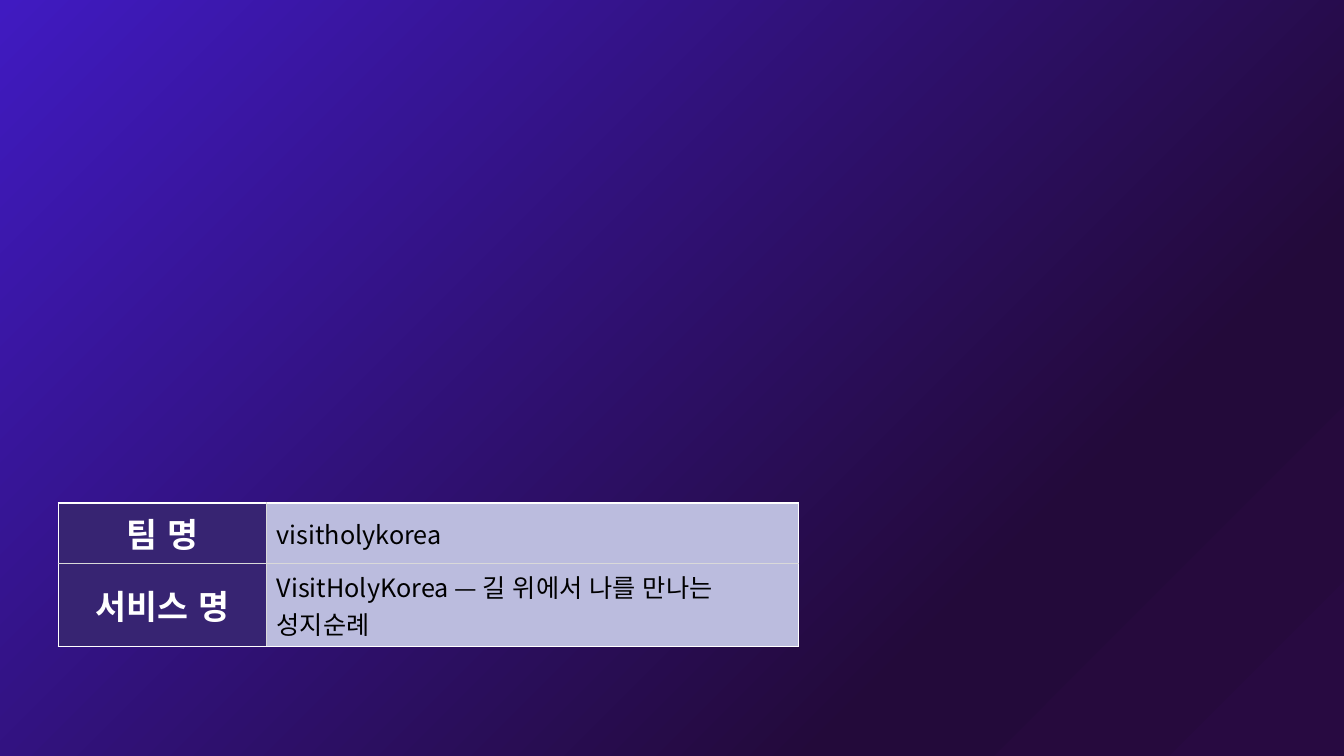
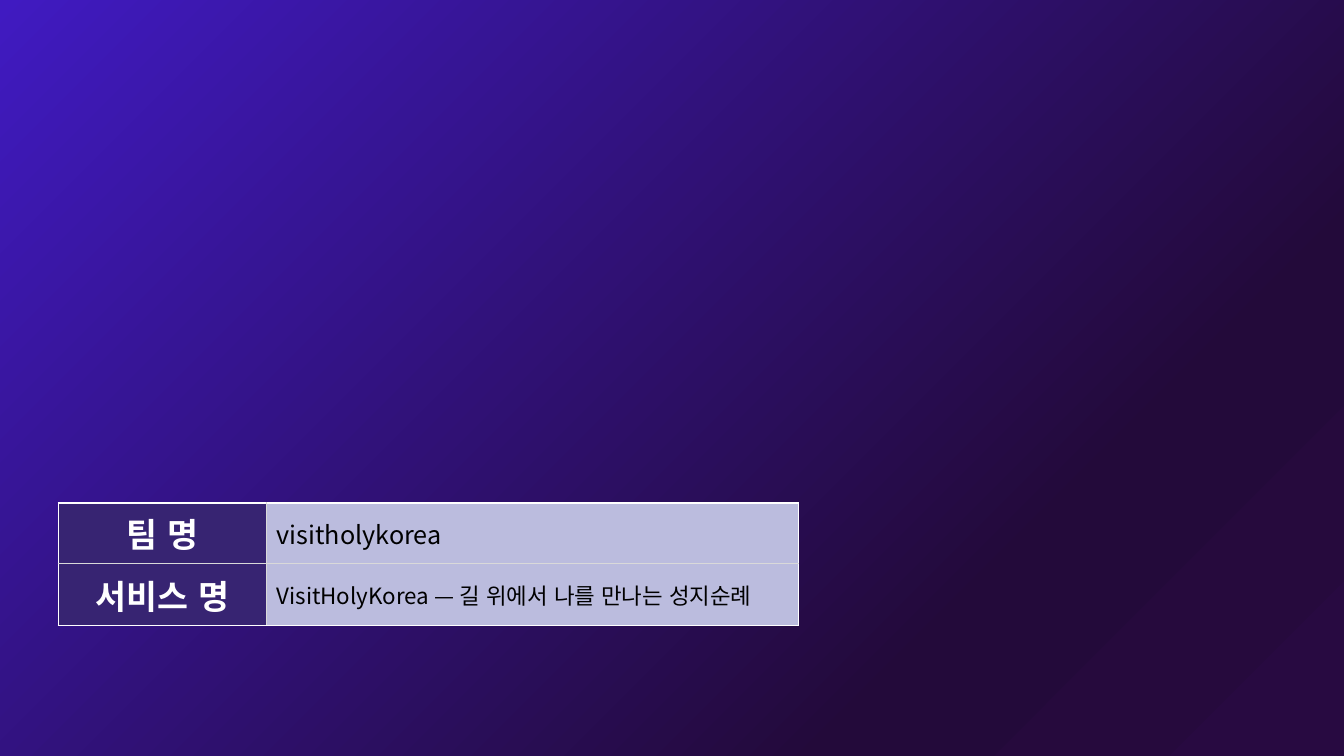
Before and after one commit to linkcontent7-huisun/visitholykorea, a slide deck: slide 1 of docs/10-product/공모전/원본-공모전제출/기능설명서_2026-09-21.pptx. Drawn at 1344x756 pixels with LibreOffice and Linux fonts; fonts in the diff are those of the drawing; background and template pictures are left out. Boxes give left, top, right and bottom in pixels: in the first picture for what was removed or moved away, otherwise in the second. Text is boxed around its words. In the diff, an @@ line names an element or a change of style, - is before the commit and + after.

```diff
--- a/docs/10-product/공모전/원본-공모전제출/기능설명서_2026-09-21.pptx
+++ b/docs/10-product/공모전/원본-공모전제출/기능설명서_2026-09-21.pptx
@@ table at (x1=58, y1=503, x2=799, y2=626) @@
@@ size 18 to 16 pt in "VisitHolyKorea — 길 위에서 나를 만나는 성지순례" @@
```
Also in this commit, not shown: 2 other files.
